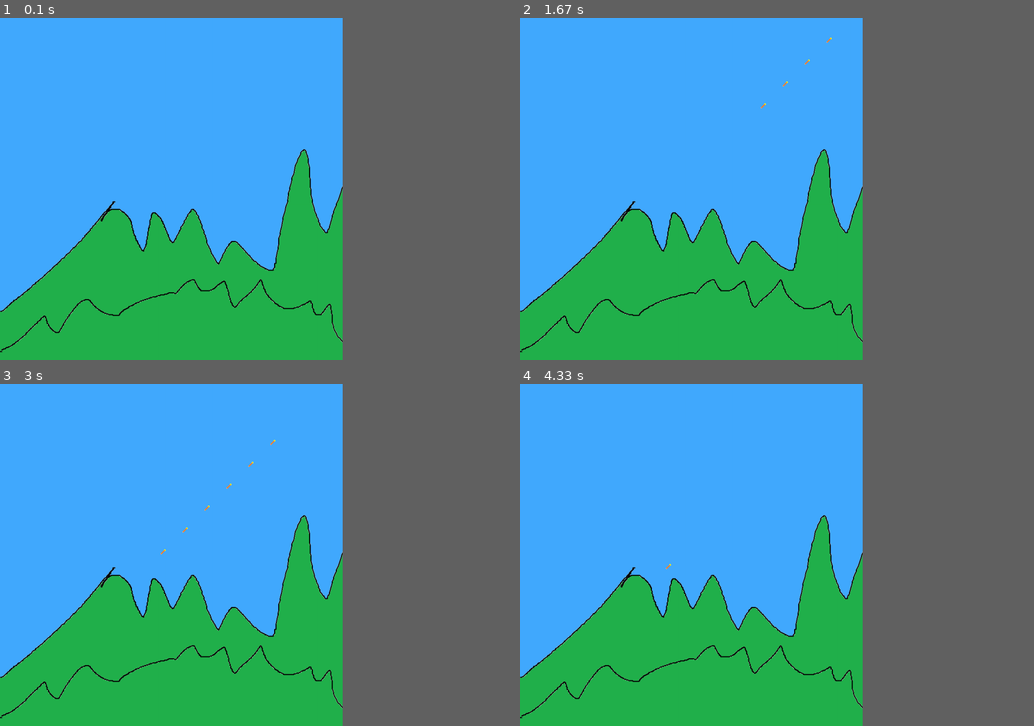
Above: before the commit, frames 1-4 (two rows, left to right).
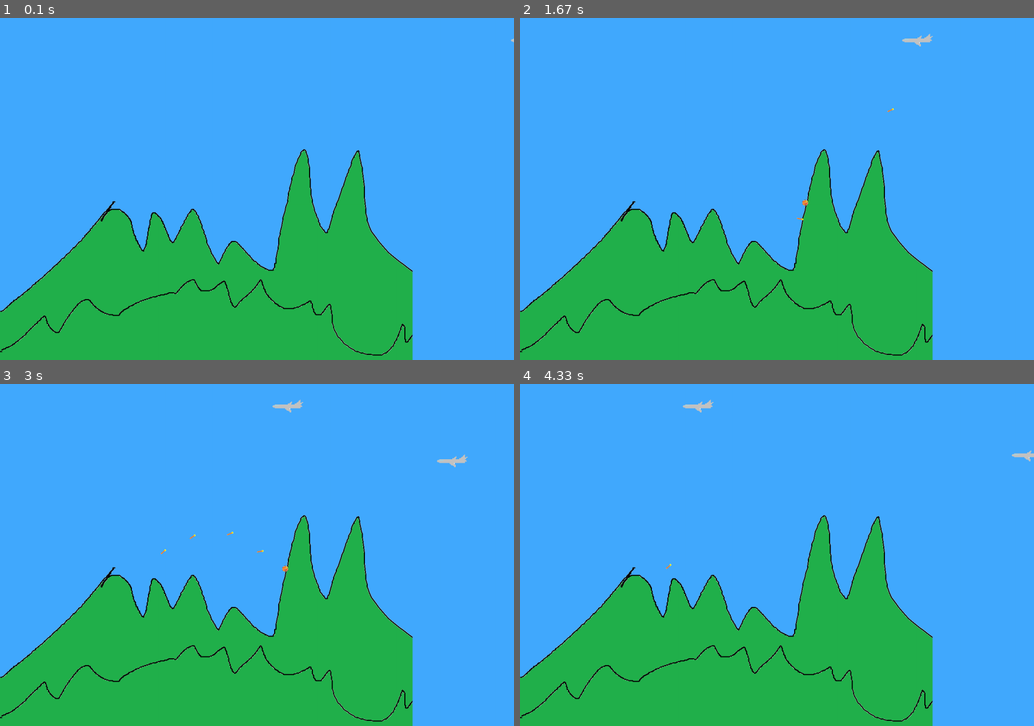
Above: after the commit, the same moments.

Repository: ViktorZhikharev/PyGameProject
Game: pygame game, started from main.py
The game is run twice, just before and just after one commit, with the same random seed, the same clock (stepped at 60 frames per second) and the same inputs.
Inputs:
- Up to frame 1 (0.1 s): no input
- Up to frame 2 (1.67 s): hold Space 0.33-0.8 s; hold Right 0.33-0.8 s; hold Space 0.83-1.3 s; hold Right 0.83-1.3 s
- Up to frame 3 (3 s): hold Space 2.33-2.87 s; hold Left 2.33-2.87 s; tap Space at 2.9 s
- Up to frame 4 (4.33 s): tap Space at 4.3 s
In our replay, the window is 600x600 before the commit and 900x600 after it. These sizes can differ from the game's own. Grey fills any space a smaller window leaves; there, only what the larger window draws over its background counts as a difference.

The runs differ from the first frame. In frame 1, 5.5% of the frame differs, in the area x 66-100%, y 6-100%; in frame 2, 5.7%; in frame 3, 5.8%, in the area x 31-91%, y 4-100%; in frame 4, 5.7%.

Commit message:
alpha 0.0.2 - добавлены истребители, бомбардировщики и автоспавн.

Diff:
--- a/main.py
+++ b/main.py
@@ -1,6 +1,6 @@
-import pygame, os, sys, random, time, math
+import pygame, os, sys, random, time, math, copy
 
-size = width, height = 1000, 1000
+size = width, height = 1500, 1000
 screen = pygame.display.set_mode(size)
 
 def load_image(name, colorkey=None):
@@ -23,7 +23,6 @@
     def __init__(self, pos, image):
         super().__init__(all_sprites)
         self.image = load_image(image, -1)
-        self.image = pygame.transform.rotate(self.image, - 45)
         self.rect = self.image.get_rect()
         self.mask = pygame.mask.from_surface(self.image)
         self.rect.bottom = height
@@ -42,20 +41,23 @@
     def __init__(self, pos, image):
         super().__init__(all_sprites)
         self.image = load_image(image, -1)
-        self.image = pygame.transform.rotate(self.image, - 45)
+        self.vector = copy.deepcopy(AA_vect)
+        self.image = pygame.transform.rotate(self.image, 0 -(self.vector.get_ang()))
         self.rect = self.image.get_rect()
         self.mask = pygame.mask.from_surface(self.image)
         self.rect.bottom = height
         self.rect.x = pos[0]
         self.rect.y = pos[1]
-        self.vector = Vect(315, 1)
 
     def update(self):
         if self.rect.x not in range(width) or self.rect.y not in range(height):
             self.kill()
         k = False
         for i in all_sprites.sprites():
-            if pygame.sprite.collide_mask(self, i) and type(i).__name__ == 'Plane':
+            if pygame.sprite.collide_mask(self, i) and type(i).__name__ == 'Bomber':
+                k = True
+                bang = i
+            if pygame.sprite.collide_mask(self, i) and type(i).__name__ == 'Fighter':
                 k = True
                 bang = i
         if not pygame.sprite.collide_mask(self, mountain) and not k:
@@ -82,6 +84,9 @@
     def tuple(self):
         return dt * self.mod * math.cos(math.radians(self.ang)), dt * self.mod * math.sin(math.radians(self.ang))
 
+    def get_ang(self):
+        return self.ang
+
 
 class Background(pygame.sprite.Sprite):
     def __init__(self, image):
@@ -93,29 +98,45 @@
 
 
 class Plane(pygame.sprite.Sprite):
-    def __init__(self, pos, image):
+    def __init__(self, pos, image, spd):
         super().__init__(all_sprites)
         self.image = load_image(image, -1)
         self.rect = self.image.get_rect()
         self.mask = pygame.mask.from_surface(self.image)
         self.rect.x = pos[0]
         self.rect.y = pos[1]
-        self.vector = Vect(180, 0.2)
+        self.vector = Vect(180, spd)
 
     def update(self):
+        if self.rect.x not in range(width) or self.rect.y not in range(height):
+            self.kill()
         if not pygame.sprite.collide_mask(self, mountain):
             self.rect = self.rect.move(*self.vector.tuple())
+
+
+class Bomber(Plane):
+    def __init__(self, pos):
+        super().__init__(pos, 'bmb.png', 0.3)
+
+
+class Fighter(Plane):
+    def __init__(self, pos):
+        super().__init__(pos, 'fgt.png', 0.6)
+
+
+AA_vect = Vect(270, 1)
 
 
 if __name__ == '__main__':
     pygame.display.set_caption('PyGameProject')
     pygame.init()
     fc = 0
+    lvlcount = 240
     clock = pygame.time.Clock()
     all_sprites = pygame.sprite.Group()
     mountain = Background('lvl1.png')
     running = check = True
-    shoot = False
+    shoot = tl = tr = False
     while running:
         screen.fill((66, 170, 255))
         all_sprites.draw(screen)
@@ -124,16 +145,37 @@
         for event in pygame.event.get():
             if event.type == pygame.QUIT:
                 running = False
-            if event.type == pygame.MOUSEBUTTONDOWN:
-                Plane(event.pos, 'pln1.png')
             if event.type == pygame.KEYDOWN:
                 if event.key == pygame.K_SPACE:
                     shoot = True
+                if event.key == pygame.K_LEFT:
+                    tl = True
+                if event.key == pygame.K_RIGHT:
+                    tr = True
             if event.type == pygame.KEYUP:
                 if event.key == pygame.K_SPACE:
                     shoot = False
+                if event.key == pygame.K_LEFT:
+                    tl = False
+                if event.key == pygame.K_RIGHT:
+                    tr = False
         if shoot and fc % 12 == 0:
             Bullet((420, 530), 'blt1.png')
+        if fc < 10000:
+            if fc % lvlcount == 0:
+                Bomber((width - 1, random.randint(0, 250)))
+        else:
+            if fc % lvlcount == 0:
+                if random.choice([True, False]):
+                    Bomber((width - 1, random.randint(0, 250)))
+                else:
+                    Fighter((width - 1, random.randint(0, 350)))
+        if tl:
+            AA_vect.turn(-1)
+        if tr:
+            AA_vect.turn(1)
         fc += 1
+        if fc % 10000 == 0:
+            lvlcount //= 2
         pygame.display.flip()
     pygame.quit()
Binary file changed: images/blt1.png
Binary file added: images/bmb.png
Binary file added: images/fgt.png
